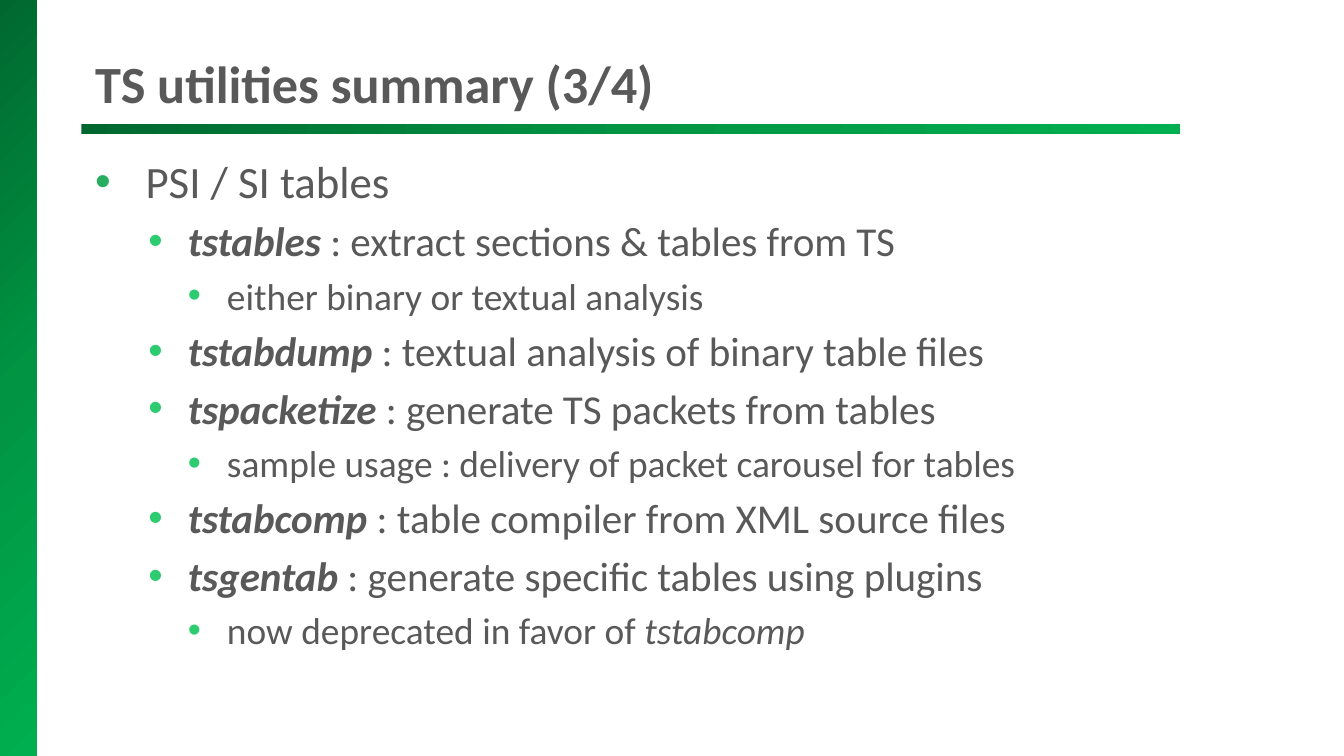
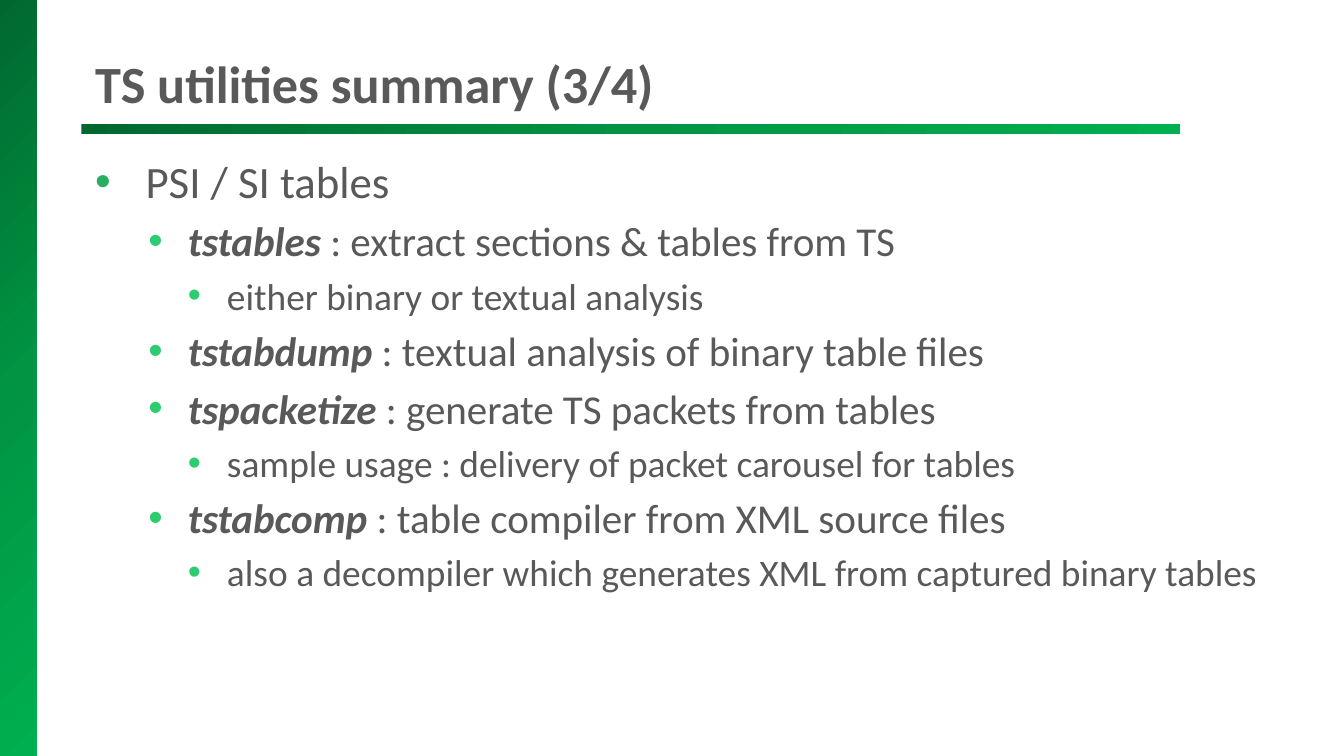
Before and after one commit to tsduck/tsduck, a slide deck: slide 11 of doc/tsduck-presentation.pptx. Drawn at 1344x756 pixels with LibreOffice and Linux fonts; fonts in the diff are those of the drawing; background and template pictures are left out. Boxes give left, top, right and bottom in pixels: in the first picture for what was removed or moved away, otherwise in the second. Text is boxed around its words. In the diff, an @@ line names an element or a change of style, - is before the commit and + after.

Commit message:
Removed tsgentab from documentation

```diff
--- a/doc/tsduck-presentation.pptx
+++ b/doc/tsduck-presentation.pptx
@@ text at [227, 560, 1256, 593]: text changed; size 22 to 20 pt @@
-  • tsgentab : generate specific tables using plugins
-    • now deprecated in favor of tstabcomp
+    • also a decompiler which generates XML from captured binary tables
```
Also in this commit, not shown: 1 other slide changed, 3 other files.
